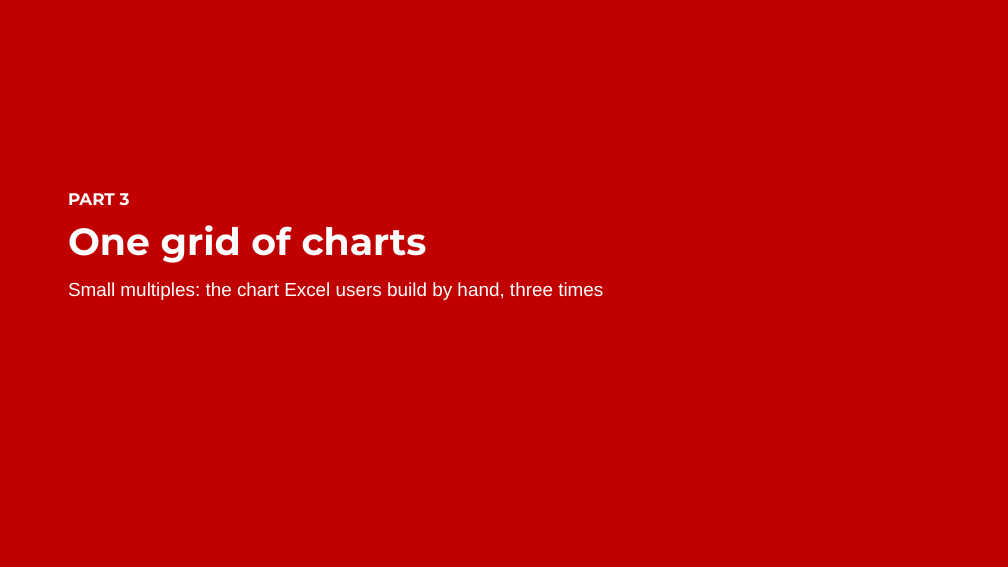
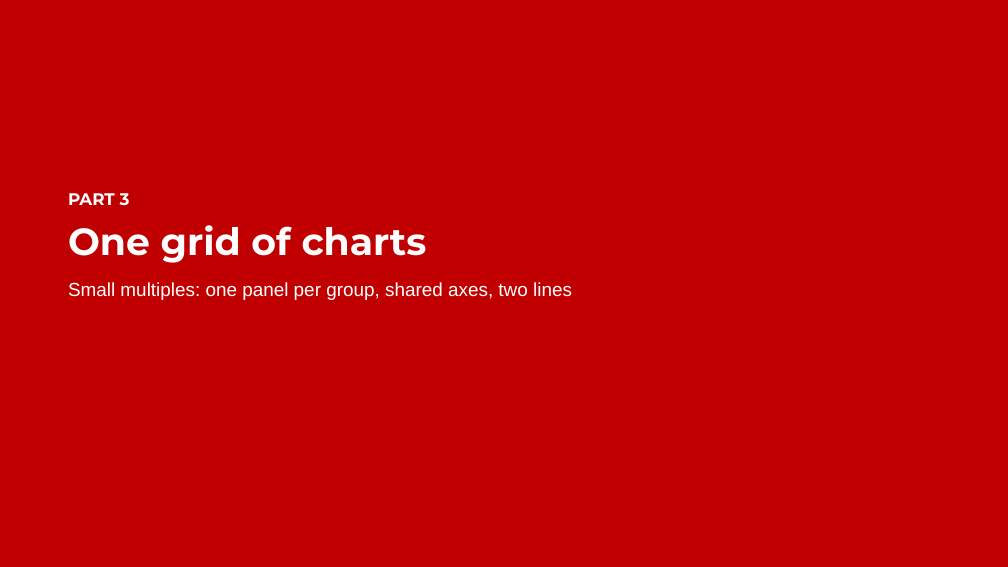
Before and after one commit to stringfestdata/python-excel-analysts-free, a slide deck: slide 15 of s2-charts-exploration/slides.pptx. Drawn at 1008x567 pixels with LibreOffice and Linux fonts; fonts in the diff are those of the drawing. Boxes give left, top, right and bottom in pixels: in the first picture for what was removed or moved away, otherwise in the second. Text is boxed around its words. In the diff, an @@ line names an element or a change of style, - is before the commit and + after.

```diff
--- a/s2-charts-exploration/slides.pptx
+++ b/s2-charts-exploration/slides.pptx
@@ text at <box>68,282,572,300</box>: text changed @@
-Small multiples: the chart Excel users build by hand, three times
+Small multiples: one panel per group, shared axes, two lines
```
Also in this commit, not shown: 4 other slides changed, 10 other files.
